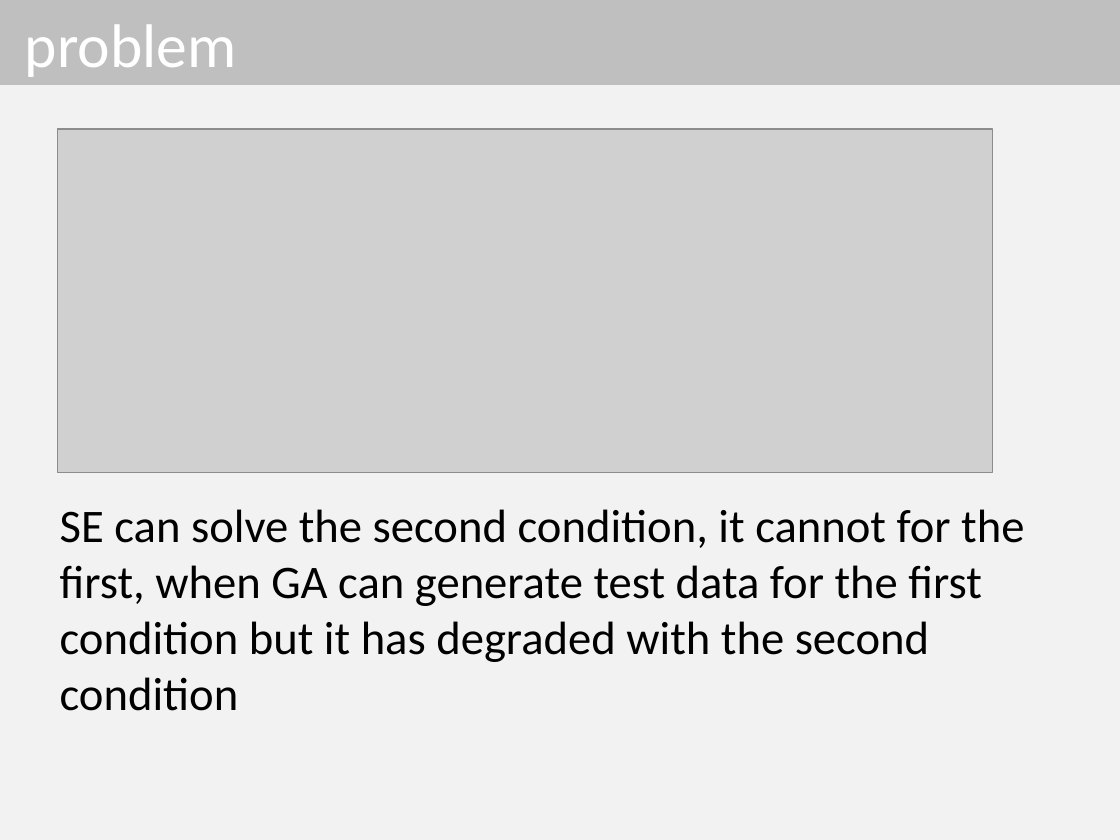
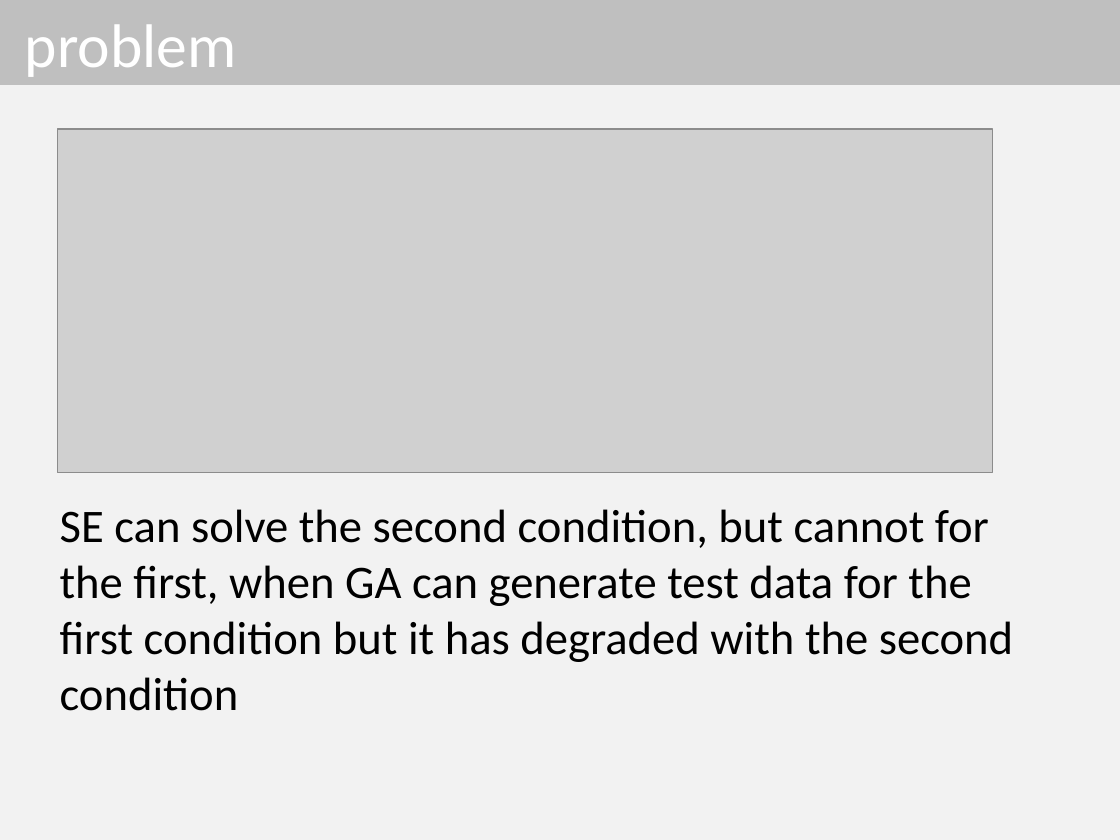
Before and after one commit to dinhngocthi/GAsource, a slide deck: slide 5 of CFT4CUnitSrc/src/report/ACOMP2016_Presentation.pptx. Drawn at 1120x840 pixels with LibreOffice and Linux fonts; fonts in the diff are those of the drawing; grey boxes stand for pictures. Boxes give left, top, right and bottom in pixels: in the first picture for what was removed or moved away, otherwise in the second. Text is boxed around its words. In the diff, an @@ line names an element or a change of style, - is before the commit and + after.

```diff
--- a/CFT4CUnitSrc/src/report/ACOMP2016_Presentation.pptx
+++ b/CFT4CUnitSrc/src/report/ACOMP2016_Presentation.pptx
@@ text at [60, 509, 1013, 711]: text changed @@
-SE can solve the second condition, it cannot for the first, when GA can generate test data for the first condition but it has degraded with the second condition
+SE can solve the second condition, but cannot for the first, when GA can generate test data for the first condition but it has degraded with the second condition
```
Also in this commit, not shown: 9 other slides changed.
